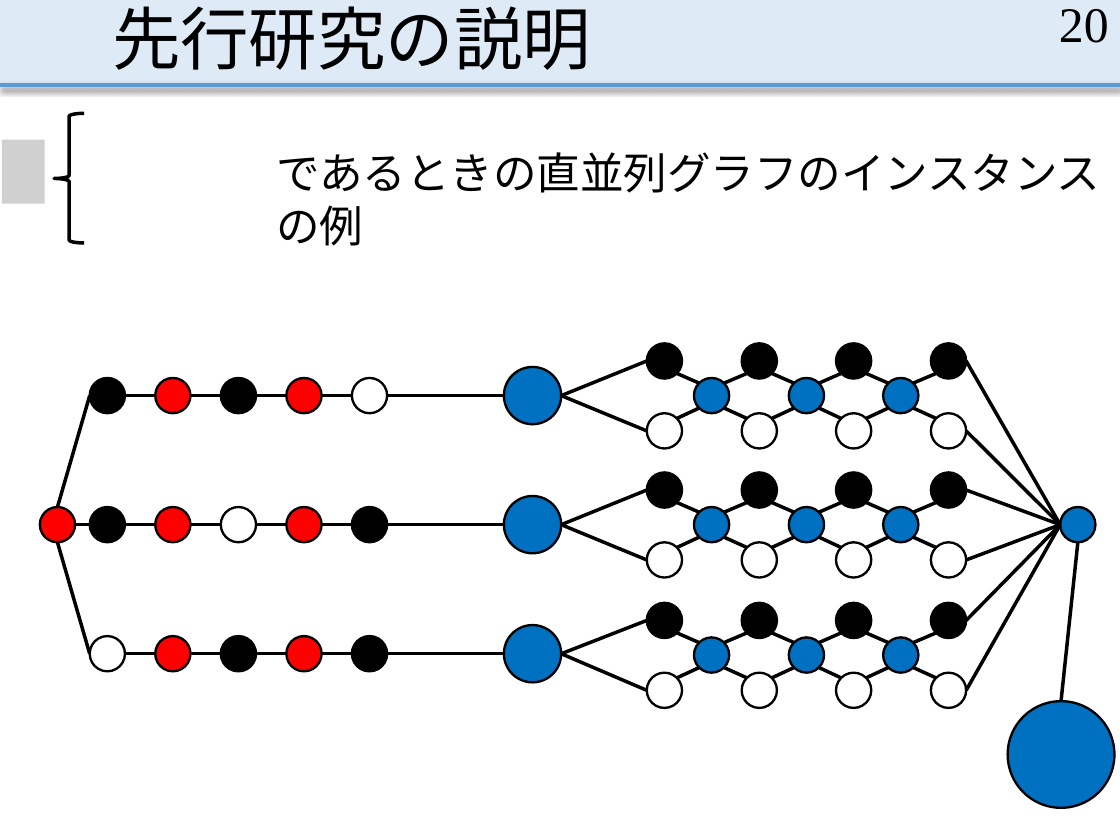
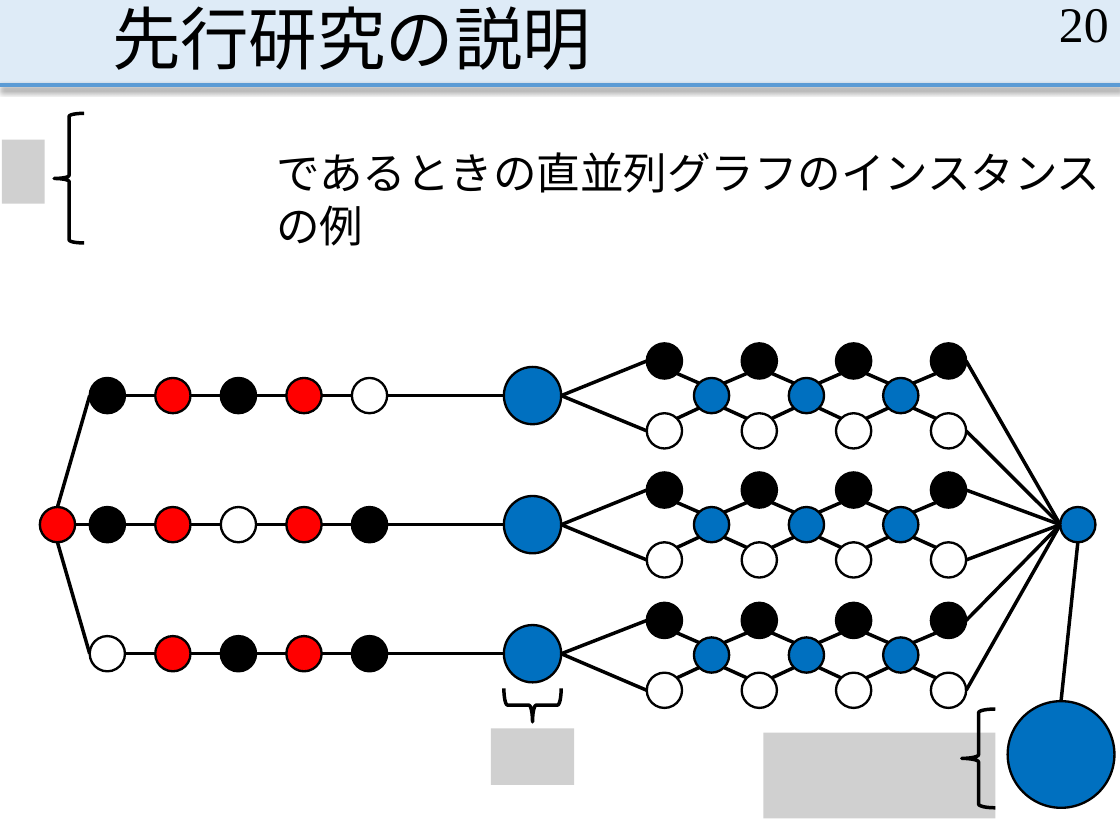
Before and after one commit to MasayaOda/SR, a slide deck: slide 20 of 191120oda.pptx. Drawn at 1120x840 pixels with LibreOffice and Linux fonts; fonts in the diff are those of the drawing; grey boxes stand for pictures. Boxes give left, top, right and bottom in pixels: in the first picture for what was removed or moved away, otherwise in the second. Text is boxed around its words. In the diff, an @@ line names an element or a change of style, - is before the commit and + after.

```diff
--- a/191120oda.pptx
+++ b/191120oda.pptx
@@ left brace added at bbox=[505, 688, 562, 722], outline #000000 2.25 pt @@
@@ left brace added at bbox=[962, 709, 996, 808], outline #000000 2.25 pt @@
@@ picture added at bbox=[491, 728, 575, 784] @@
@@ picture added at bbox=[763, 732, 995, 819] @@
```
Also in this commit, not shown: 43 other slides changed, 14 slides added, 1 other file.
